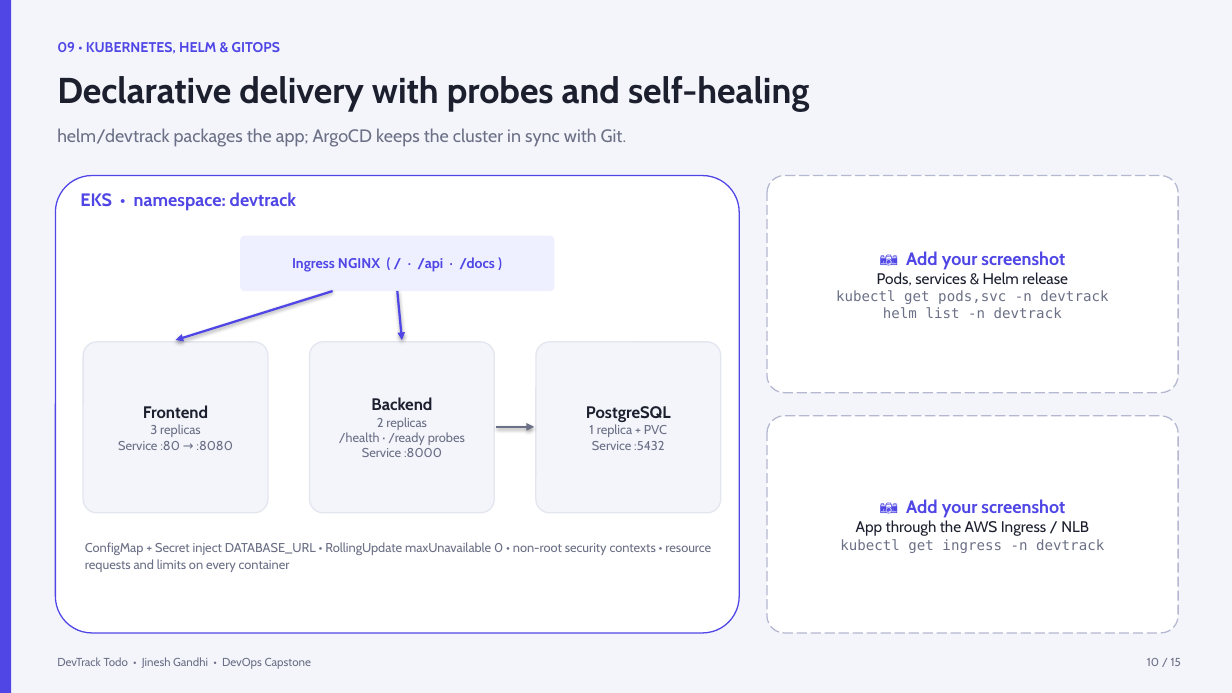
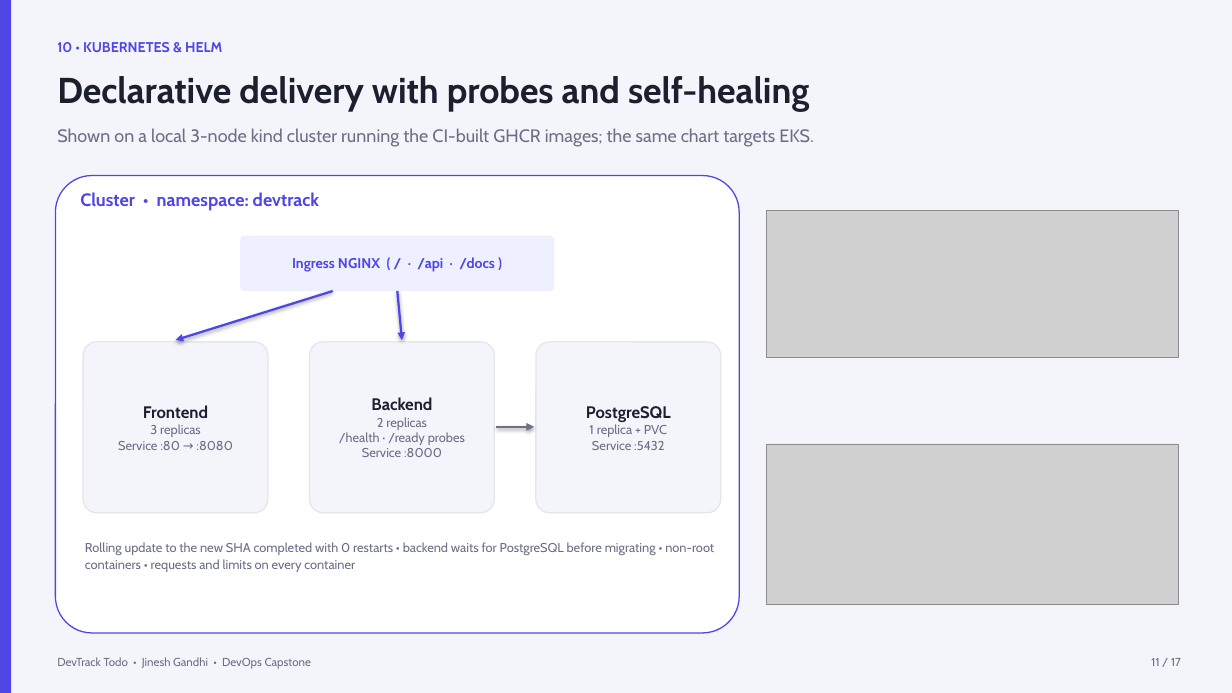
Before and after one commit to jineshgandhi79/Devops-capstone, a slide deck: slide 11 of demo/ppt/presentation.pptx (slide 10 before the commit). Drawn at 1232x693 pixels with LibreOffice and Linux fonts; fonts in the diff are those of the drawing; grey boxes stand for pictures. Boxes give left, top, right and bottom in pixels: in the first picture for what was removed or moved away, otherwise in the second. Text is boxed around its words. In the diff, an @@ line names an element or a change of style, - is before the commit and + after.

```diff
--- a/demo/ppt/presentation.pptx
+++ b/demo/ppt/presentation.pptx
@@ text at <box>57,42,222,52</box>: text changed @@
-09 • KUBERNETES, HELM & GITOPS
+10 • KUBERNETES & HELM
@@ text at <box>57,128,813,147</box>: text changed @@
-helm/devtrack packages the app; ArgoCD keeps the cluster in sync with Git.
+Shown on a local 3-node kind cluster running the CI-built GHCR images; the same chart targets EKS.
@@ rounded rectangle removed at <box>767,176,1178,393</box> @@
-📷 Add your screenshot
-Pods, services & Helm release
-kubectl get pods,svc -n devtrack
-helm list -n devtrack
@@ text at <box>80,192,319,211</box>: text changed @@
-EKS • namespace: devtrack
+Cluster • namespace: devtrack
@@ picture added at <box>767,211,1178,357</box> @@
@@ rounded rectangle removed at <box>767,416,1178,633</box> @@
-📷 Add your screenshot
-App through the AWS Ingress / NLB
-kubectl get ingress -n devtrack
@@ picture added at <box>767,445,1178,605</box> @@
@@ text at <box>85,542,714,572</box>: text changed @@
-ConfigMap + Secret inject DATABASE_URL • RollingUpdate maxUnavailable 0 • non-root security contexts • resource requests and limits on every container
+Rolling update to the new SHA completed with 0 restarts • backend waits for PostgreSQL before migrating • non-root containers • requests and limits on every container
@@ text at <box>1151,658,1181,666</box>: text changed @@
-10 / 15
+11 / 17
```
Also in this commit, not shown: 11 other slides changed, 3 slides added, 1 slide removed, 16 other files.
